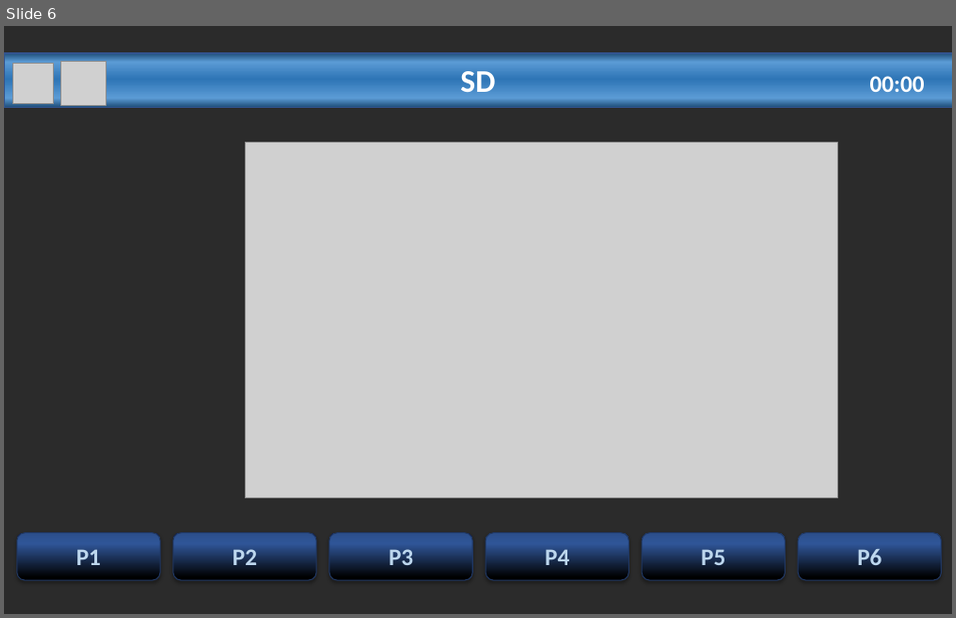
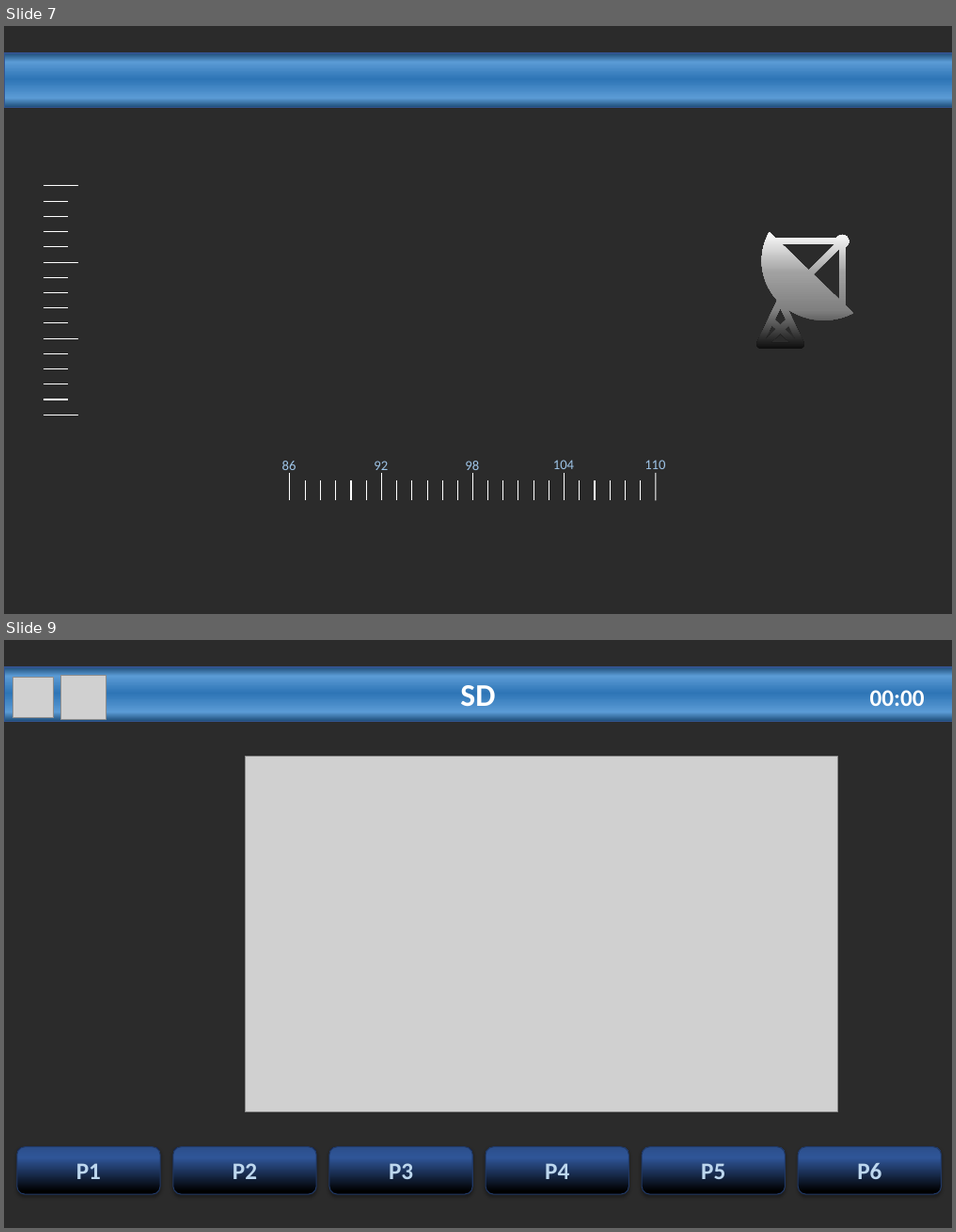
Before and after one commit to jacksonasantos/OCB, a slide deck: imagens/radio completo.pptx. Shown one above the other, each under a label of ours: slide 6 before the commit, slides 7 and 9 after it; the slides between them are not shown. The pictures are 956x618 and 956x1232 pixels, drawn with LibreOffice and Linux fonts; fonts in the diff are those of the drawing; grey boxes stand for pictures; background and template pictures are left out; a plain dark background stands for a picture behind light text. Boxes give left, top, right and bottom in pixels: in the first picture for what was removed or moved away, otherwise in the second. Text is boxed around its words. In the diff, an @@ line names an element or a change of style, - is before the commit and + after.

```diff
--- a/imagens/radio completo.pptx
+++ b/imagens/radio completo.pptx
@@ slide 7 added at bbox=[4, 26, 952, 614], background picture (left out) @@
@@ rectangle added at bbox=[4, 53, 952, 107], fill gradient #1F4E79 to #5B9BD5 to #2E75B6, outline #325491 1 pt @@
@@ freeform shape added at bbox=[755, 232, 853, 349], fill gradient #0D0D0D to #808080 to #A1A1A1 to #FFFFFF @@
@@ group added at bbox=[43, 186, 78, 415]: 16 lines @@
@@ group added at bbox=[282, 459, 665, 500]: 25 lines, 5 texts @@
+86
+92
+98
+104
+110
@@ what was slide 6 is now slide 9 @@
```
Also in this commit, not shown: 2 slides changed, 2 other slides added, 4 other files.
